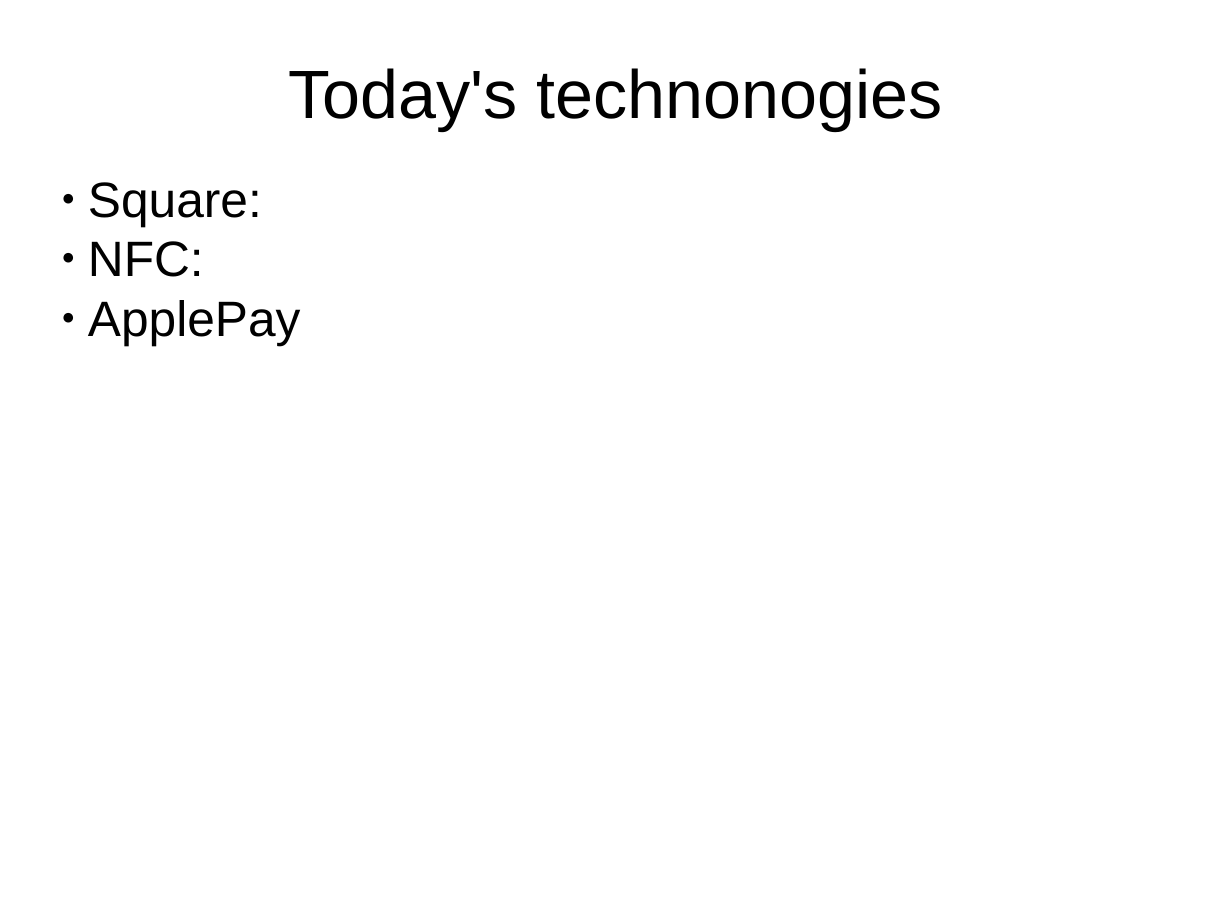
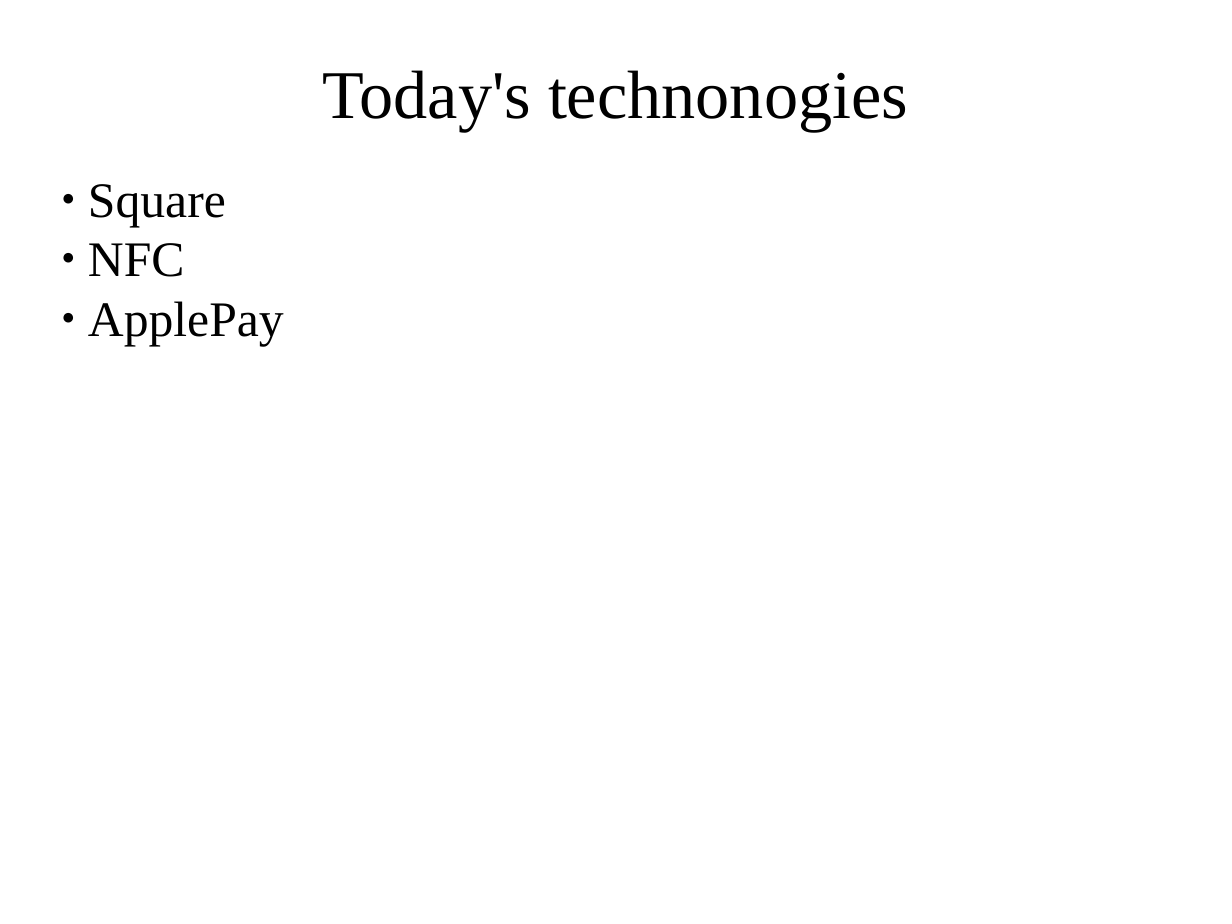
Before and after one commit to klonikar/klonikar.github.io, a slide deck: slide 6 of QuickMPay.pptx. Drawn at 1232x924 pixels with LibreOffice and Linux fonts; fonts in the diff are those of the drawing. Boxes give left, top, right and bottom in pixels: in the first picture for what was removed or moved away, otherwise in the second. Text is boxed around its words. In the diff, an @@ line names an element or a change of style, - is before the commit and + after.

```diff
--- a/QuickMPay.pptx
+++ b/QuickMPay.pptx
@@ text "Today's technonogies" at [323, 70, 908, 131]: font Arial to Times New Roman @@
@@ text at [88, 184, 226, 277]: text changed; font Arial to Times New Roman @@
-● Square:
-● NFC:
+● Square
+● NFC
@@ text at [88, 301, 284, 346]: font Arial to Times New Roman in "ApplePay" @@
```
Also in this commit, not shown: 7 other slides changed.
